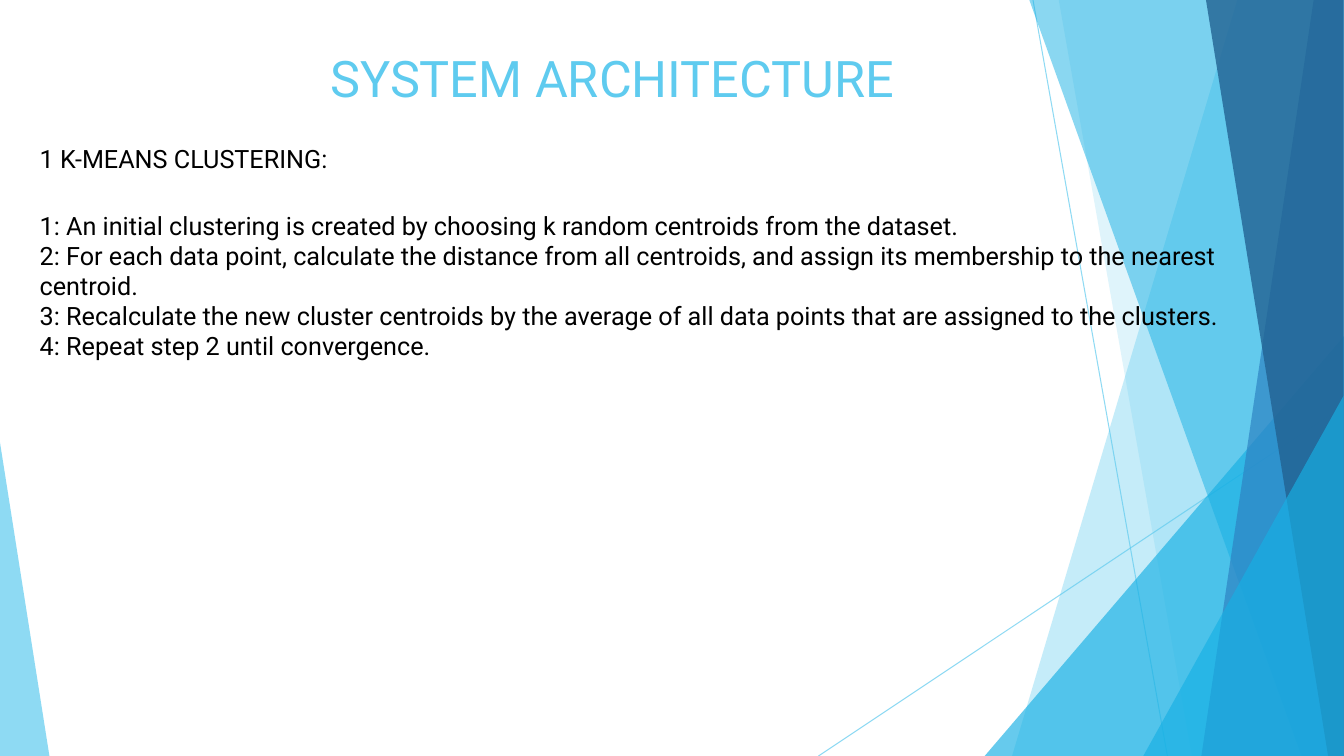
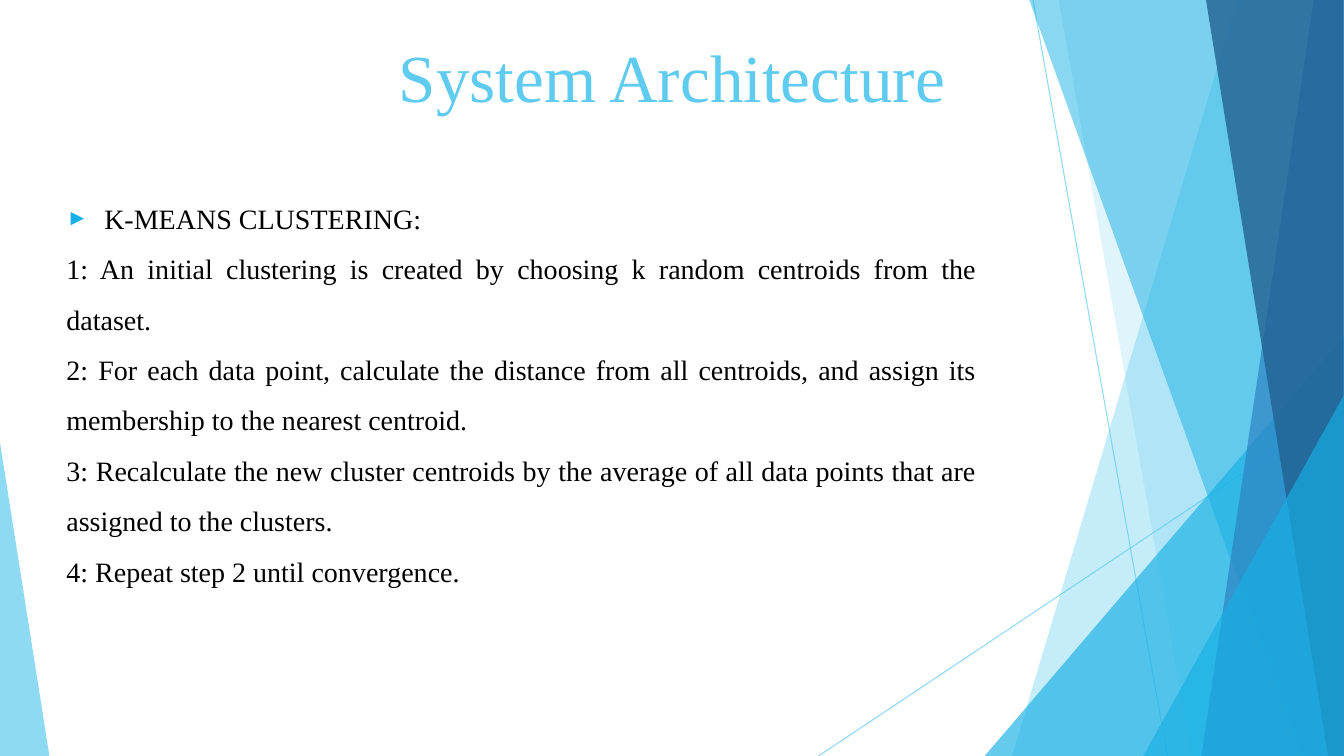
Before and after one commit to Vaibhav-Dharmik/project_reports_final_yr, a slide deck: slide 8 of final_submission_ppt.pptx. Drawn at 1344x756 pixels with LibreOffice and Linux fonts; fonts in the diff are those of the drawing. Boxes give left, top, right and bottom in pixels: in the first picture for what was removed or moved away, otherwise in the second. Text is boxed around its words. In the diff, an @@ line names an element or a change of style, - is before the commit and + after.

```diff
--- a/final_submission_ppt.pptx
+++ b/final_submission_ppt.pptx
@@ text at bbox=[399, 55, 944, 115]: text changed; size 36 to 48 pt; font Roboto to Times New Roman @@
-SYSTEM ARCHITECTURE
+System Architecture
@@ text removed at bbox=[40, 150, 327, 169] @@
-1 K-MEANS CLUSTERING:
@@ text "K-MEANS CLUSTERING:": place and size @@
-text "K-MEANS CLUSTERING:" at bbox=[40, 216, 1218, 361]
+text "K-MEANS CLUSTERING:" at bbox=[66, 210, 975, 587]
@@ text at bbox=[104, 210, 421, 230]: paragraph added @@
+► K-MEANS CLUSTERING:
@@ text at bbox=[66, 259, 975, 587]: size 18 to 20 pt, font Roboto to Times New Roman; alignment left to justified; line spacing 1 to 1.5 @@
```
Also in this commit, not shown: 15 other slides changed, 5 slides added, 3 slides removed, 1 other file.
